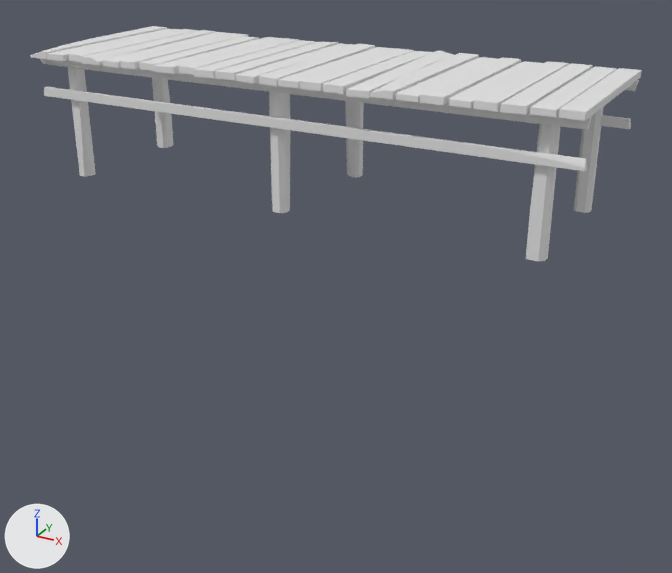
Renders of the FBX model Assets/Resources/3DAssets/Structures/Bridge-M00A.fbx from each side of a commit.
Before and after are seen from a 50 mm camera at (-31.51, -19.62, 1.31) aimed at (-36.7, -10.18, -3.41). The axes (+X, +Y, +Z) are drawn at lower left. The lights are the same throughout. Materials are left out; every surface is plain grey. Where no turn or scale is listed for an object, it has been applied to the vertices.

Names of what the first picture shows: 'Bridge-M00A'.
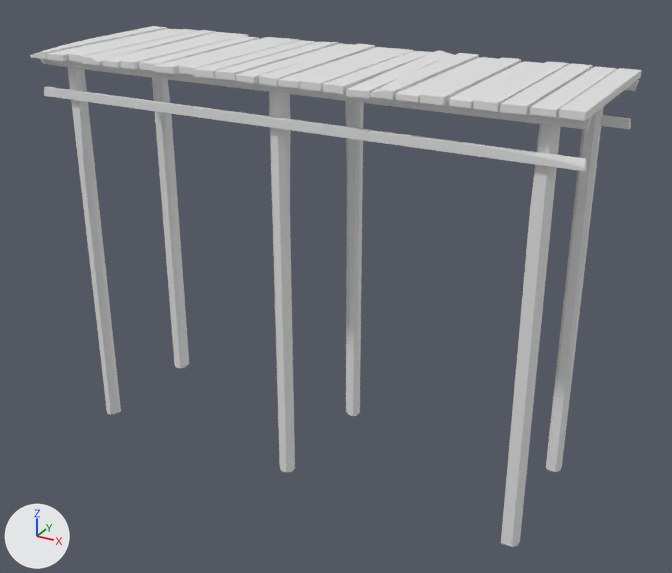
Where the change shows, as pixel boxes [x1, y1, x2, y2] in the pictures (672 x 573 px; the box of a moved part takes in the faces that stretch with it):
'Bridge-M00A', reshaped (120% taller): before [30, 26, 642, 262]; after [30, 26, 642, 547]
part 1 of me_cube_019, moved or reshaped: before [269, 92, 364, 213]; after [269, 92, 364, 473]
part 2 of me_cube_019, moved or reshaped: before [526, 107, 603, 262]; after [501, 107, 603, 547]
part 3 of me_cube_019, moved or reshaped: before [68, 67, 174, 177]; after [68, 67, 189, 415]

The edits, one by one:
me_cube_019 has 942 vertices, 951 faces and spans x -3.42..3.39, y -1.17..1.22, z 0.0..1.59.
me_cube_019 is used by ob_bridge_m00a; location (-36.9, -10.19, -2.18).
me_cube_019 part 1: all 16 vertices in x -0.14..0.14, y -0.93..0.88, z 0.0 are moved by (0.0, 0.0, -3.53).
me_cube_019 part 2: all 15 vertices in x 2.88..3.07, y -0.93..0.93, z 0.0 are moved by (0.0, 0.0, -3.53).
me_cube_019 part 3: all 15 vertices in x -3.07..-2.88, y -0.93..0.83, z 0.0 are moved by (0.0, 0.0, -3.53).
